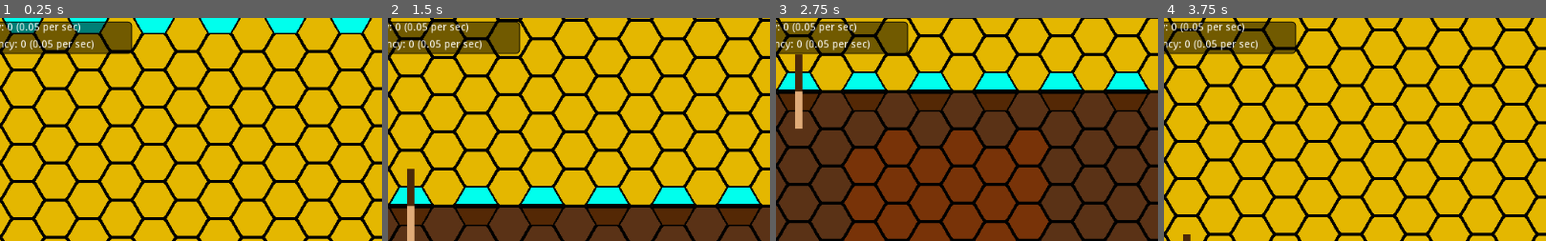
Above: before the commit, frames 1-4 (left to right).
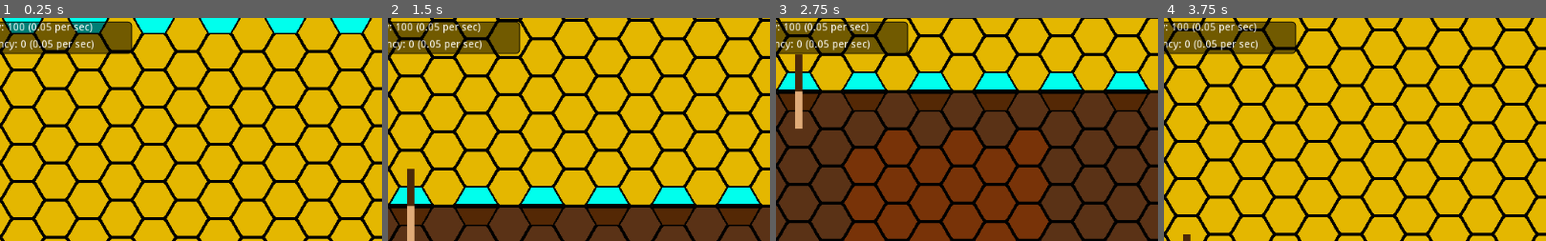
Above: after the commit, the same moments.

Repository: SmaugOfErebor/XylemAndPhloem
Game: Godot game, scene res://scenes/background.tscn
The game is run twice, just before and just after one commit, with the same random seed, the same clock (stepped at 60 frames per second) and the same inputs.
Inputs (mouse positions are % of the whole screen's width and height, from its top left):
- Up to frame 1 (0.25 s): no input
- Up to frame 2 (1.5 s): tap Enter at 0.5 s; move the mouse to (72, 45) at 0.52 s; tap S (move_cam_down) at 0.6 s; click (72, 45) at 0.67 s; tap Space at 1.25 s; move the mouse to (30, 55) at 1.27 s; tap W (move_cam_up) at 1.35 s; click (30, 55) at 1.42 s
- Up to frame 3 (2.75 s): tap Enter at 2 s; move the mouse to (60, 28) at 2.02 s; tap S (move_cam_down) at 2.1 s; click (60, 28) at 2.17 s
- Up to frame 4 (3.75 s): tap Space at 2.75 s; move the mouse to (45, 70) at 2.77 s; tap W (move_cam_up) at 2.85 s; click (45, 70) at 2.92 s; tap Enter at 3.5 s; move the mouse to (80, 65) at 3.52 s; tap S (move_cam_down) at 3.6 s; click (80, 65) at 3.67 s
The pictures show only the part of the screen within x 13-63%, y 0-50%; the shares and areas given below are measured in that part.

The runs differ from the first frame. In frame 1, 0.4% of the frame differs, in the area x 2-25%, y 2-7%; in frame 2, 0.4%; in frame 3, 0.4%; in frame 4, 0.4%.

Commit message:
Can sever opponent, costs and buying added

Diff:
--- a/autoloads/globals.gd
+++ b/autoloads/globals.gd
@@ -8,5 +8,9 @@
 const TID_WATER: int = 5
 const TID_TRANSPARENT: int = 6
 
+const OWNER_NONE: int = 0
+const OWNER_PLAYER: int = 1
+const OWNER_COMPUTER: int = 2
+
 func get_tiles() -> TileMap:
 	 return get_tree().get_root().get_node("root_node").get_node("root_2d").get_node("tiles") as TileMap
--- a/scenes/classes/tile.gd
+++ b/scenes/classes/tile.gd
@@ -3,6 +3,7 @@
 var tileId: int
 var position: Vector2
 
+var ownerId: int = Globals.OWNER_NONE
 var incomingConnection
 var outgoingConnections = []
 
@@ -12,6 +13,7 @@
 
 func remove_connections():
 	incomingConnection.get_parent().remove_child(incomingConnection)
+	ownerId = Globals.OWNER_NONE
 	for outgoingConnection in outgoingConnections:
 		outgoingConnection.toTile.remove_connections()
 	outgoingConnections = []
@@ -35,5 +37,5 @@
 
 func getBaseCost() -> int:
 	if tileId == Globals.TID_ROCK:
-		return 10
-	return 5
+		return 5
+	return 1
--- a/scenes/tiles.gd
+++ b/scenes/tiles.gd
@@ -32,8 +32,8 @@
 	# Generate temporary map
 	tempGenerate()
 	# Add the player and computer trees
-	playerGameTree = GameTree.new(Vector2(3, -1))
-	computerGameTree = GameTree.new(Vector2(19, -1))
+	playerGameTree = GameTree.new(Vector2(3, -1), Globals.OWNER_NONE)
+	computerGameTree = GameTree.new(Vector2(19, -1), Globals.OWNER_COMPUTER)
 	add_child(playerGameTree)
 	add_child(computerGameTree)
 	# Listen for tile presses
@@ -57,11 +57,20 @@
 				for neighbor in neighborTiles:
 					if neighbor == selectedFromTile:
 						# Can make a valid connection (if the to tile has no connections yet)
-						if not tile.hasConnections():
-							addChildTileConnection(selectedFromTile, tile, 0 if selectedFromTile.position.y < 0 else 1)
-							# Clear selection
-							selectedFromTile = null
-							tileSelectHighlight.visible = false
+						if not tile.hasConnections() or (tile.ownerId != Globals.OWNER_NONE and tile.ownerId != selectedFromTile.ownerId):
+							# Check if cost can be OK
+							var cost: int = calculateCost(selectedFromTile, tile)
+							if playerGameTree.getSpendableAsInt() >= cost:
+								# If the tile had an owner (i.e. had connections at this point in the code; checked above)
+								# Then we need to sever that connection of the opponent
+								if tile.hasConnections():
+									tile.remove_connections()
+								# Deduct cost
+								playerGameTree.spendableCurrency -= cost
+								addChildTileConnection(selectedFromTile, tile, 0 if selectedFromTile.position.y < 0 else 1, Globals.OWNER_PLAYER)
+								# Clear selection
+								selectedFromTile = null
+								tileSelectHighlight.visible = false
 							return
 		# No valid connection can be made; cancel selection
 		selectedFromTile = null
@@ -76,14 +85,18 @@
 		else:
 			selectedFromTile = null
 
-func addChildTileConnection(fromTile: Tile, toTile: Tile, tileType: int):
+func addChildTileConnection(fromTile: Tile, toTile: Tile, tileType: int, ownerId: int):
 	var newConnection := TileConnection.new(fromTile, toTile, tileType)
 	add_child(newConnection)
 	fromTile.outgoingConnections.append(newConnection)
 	toTile.incomingConnection = newConnection
+	toTile.ownerId = ownerId
 
 func calculateCost(from: Tile, to: Tile) -> int:
-	 return to.getBaseCost() + (from.getLengthFromHere() / 3)
+	var ownerCost: int = 0
+	if to.ownerId != Globals.OWNER_NONE and to.ownerId != from.ownerId:
+		ownerCost = to.get_descendant_tile_count() * 3
+	return to.getBaseCost() + (from.getLengthFromHere() / 3) + ownerCost
 
 func showSelectableNeighbor(highlight: Sprite, tile: Tile, neighbor: Tile):
 	# Start as not selectable
@@ -91,7 +104,7 @@
 	# Check if selectable
 	if neighbor == null:
 		return
-	if not (Utils.mySign(tile.position.y) == Utils.mySign(neighbor.position.y) and not neighbor.hasConnections()):
+	if not (Utils.mySign(tile.position.y) == Utils.mySign(neighbor.position.y) and (not neighbor.hasConnections() or (neighbor.ownerId != Globals.OWNER_NONE and neighbor.ownerId != tile.ownerId))):
 		return
 	# It is selectable; see if they have enough $ to buy it
 	var cost: int = calculateCost(tile, neighbor)
--- a/scenes/tree.gd
+++ b/scenes/tree.gd
@@ -10,12 +10,14 @@
 const LEAF_STRENGTH: float = 0.01
 
 var unspendableCurrency: float = 0.0
-var spendableCurrency: float = 0.0
+var spendableCurrency: float = 100.0
 var spendablePerSec: float = 0.0
 var unspendablePerSec: float = 0.0
+var ownerId: int = Globals.OWNER_NONE
 
-func _init(tileMapPosition: Vector2):
+func _init(tileMapPosition: Vector2, ownerId: int):
 	self.tileMapPosition = tileMapPosition
+	self.ownerId = ownerId
 
 	var tileMap: TileMap = Globals.get_tiles()
 	var seedTile: Tile = tileMap.getTile(tileMapPosition)
@@ -24,13 +26,13 @@
 	trunkPosition.x = tileMapPosition.x
 	trunkPosition.y = tileMapPosition.y - 1
 	trunkTile = tileMap.getTile(trunkPosition)
-	tileMap.addChildTileConnection(seedTile, trunkTile, 0)
+	tileMap.addChildTileConnection(seedTile, trunkTile, 0, ownerId)
 
 	var rootPosition: Vector2
 	rootPosition.x = tileMapPosition.x
 	rootPosition.y = tileMapPosition.y + 1
 	rootTile = tileMap.getTile(rootPosition)
-	tileMap.addChildTileConnection(seedTile, rootTile, 1)
+	tileMap.addChildTileConnection(seedTile, rootTile, 1, ownerId)
 
 func _process(delta):
 	# Check due to division
